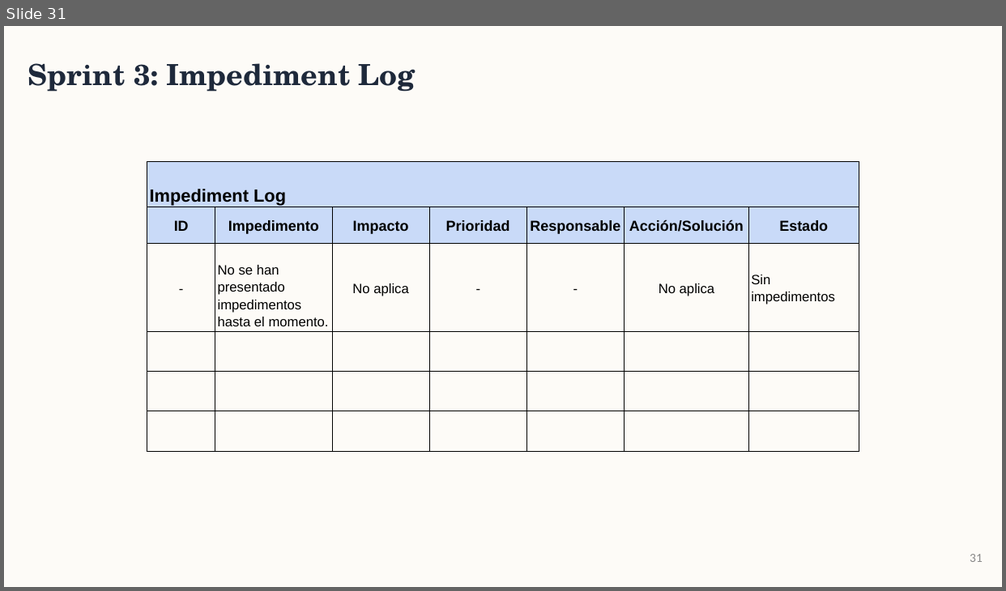
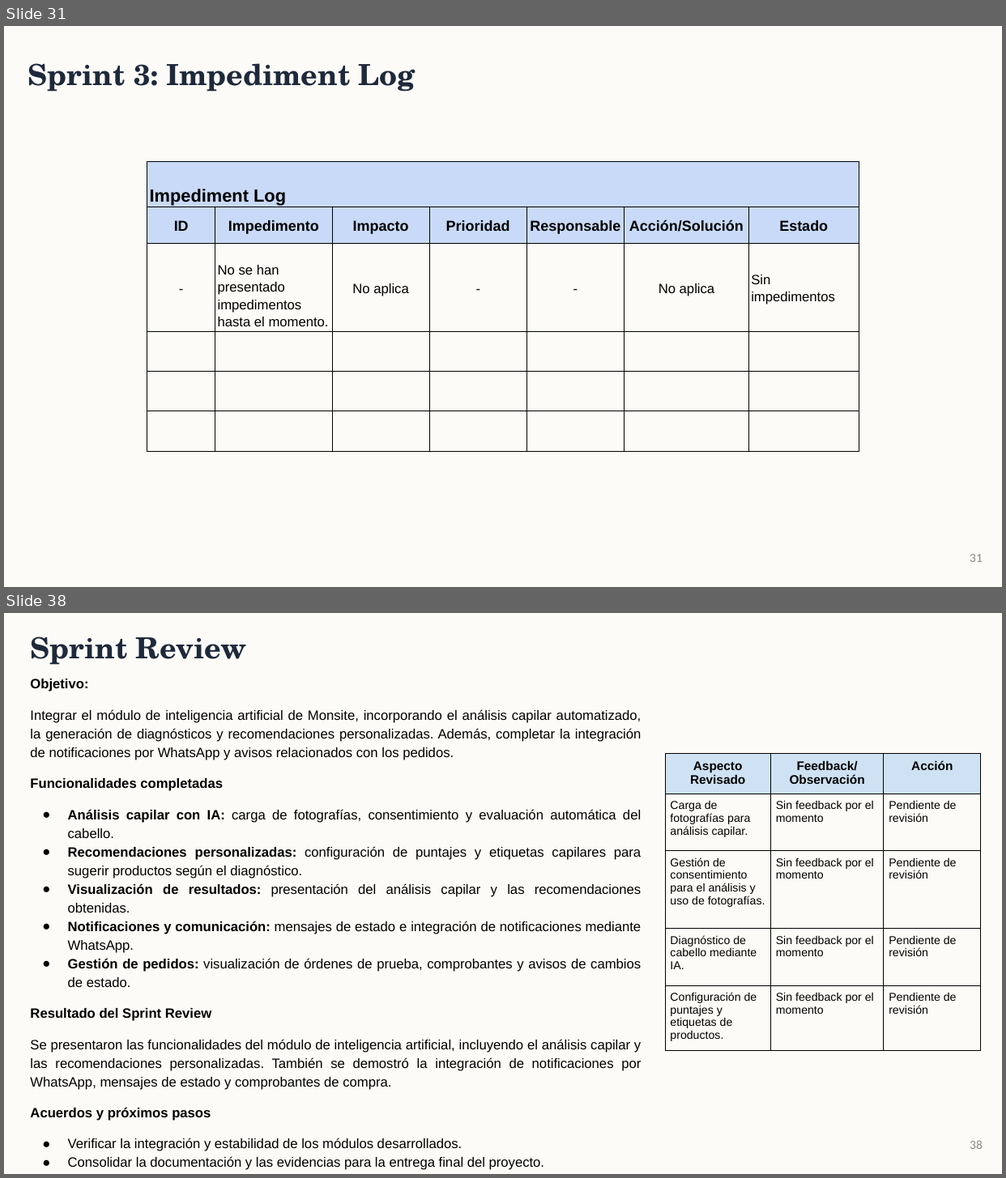
Before and after one commit to BenjaminStavrakopulos/monsite_documentacion, a slide deck: Fase 2/Evidencias Proyecto/Presentación Proyecto.pptx. Shown one above the other, each under a label of ours: slide 31 before the commit, slides 31 and 38 after it; the slides between them are not shown. The pictures are 1006x591 and 1006x1178 pixels, drawn with LibreOffice and Linux fonts; fonts in the diff are those of the drawing. Boxes give left, top, right and bottom in pixels: in the first picture for what was removed or moved away, otherwise in the second. Text is boxed around its words. In the diff, an @@ line names an element or a change of style, - is before the commit and + after.

Commit message:
Documentación y Presentación Actualizada

```diff
--- a/Fase 2/Evidencias Proyecto/Presentación Proyecto.pptx
+++ b/Fase 2/Evidencias Proyecto/Presentación Proyecto.pptx
@@ slide 38 added at [4,613,1002,1174], background #FDFBF7 @@
@@ text added at [30,636,247,665], 28 pt, text #1E293B, bold @@
+Sprint Review
@@ text added at [30,679,641,1170], 13 pt, text #000000 @@
+Objetivo:
+Integrar el módulo de inteligencia artificial de Monsite, incorporando el análisis capilar automatizado, la generación de diagnósticos y recomendaciones personalizadas. Además, completar la integración de notificaciones por WhatsApp y avisos relacionados con los pedidos.
+Funcionalidades completadas
+● Análisis capilar con IA: carga de fotografías, consentimiento y evaluación automática del cabello.
+● Recomendaciones personalizadas: configuración de puntajes y etiquetas capilares para sugerir productos según el diagnóstico.
+● Visualización de resultados: presentación del análisis capilar y las recomendaciones obtenidas.
+● Notificaciones y comunicación: mensajes de estado e integración de notificaciones mediante WhatsApp.
+● Gestión de pedidos: visualización de órdenes de prueba, comprobantes y avisos de cambios de estado.
+Resultado del Sprint Review
+Se presentaron las funcionalidades del módulo de inteligencia artificial, incluyendo el análisis capilar y las recomendaciones personalizadas. También se demostró la integración de notificaciones por WhatsApp, mensajes de estado y comprobantes de compra.
+Acuerdos y próximos pasos
+● Verificar la integración y estabilidad de los módulos desarrollados.
+● Consolidar la documentación y las evidencias para la entrega final del proyecto.
@@ table added at [665,754,981,1045], 5 rows, 3 columns @@
+Aspecto Revisado | Feedback/Observación | Acción
+Carga de fotografías para análisis capilar. | Sin feedback por el momento | Pendiente de revisión
+Gestión de consentimiento para el análisis y uso de fotografías. | Sin feedback por el momento | Pendiente de revisión
+Diagnóstico de cabello mediante IA. | Sin feedback por el momento | Pendiente de revisión
+Configuración de puntajes y etiquetas de productos. | Sin feedback por el momento | Pendiente de revisión
@@ page number added at [970,1140,982,1149], 12 pt, text #888888 @@
+38
```
Also in this commit, not shown: 3 slides changed, 8 other slides added, 1 other file.
